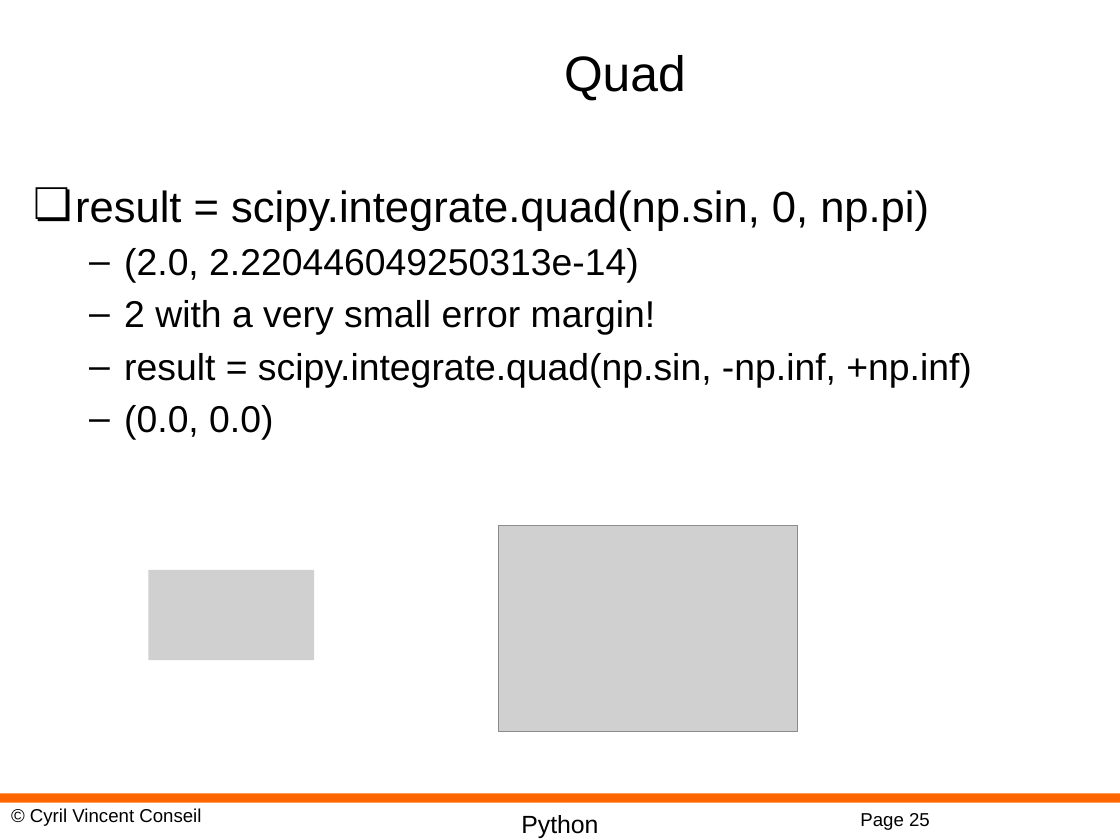
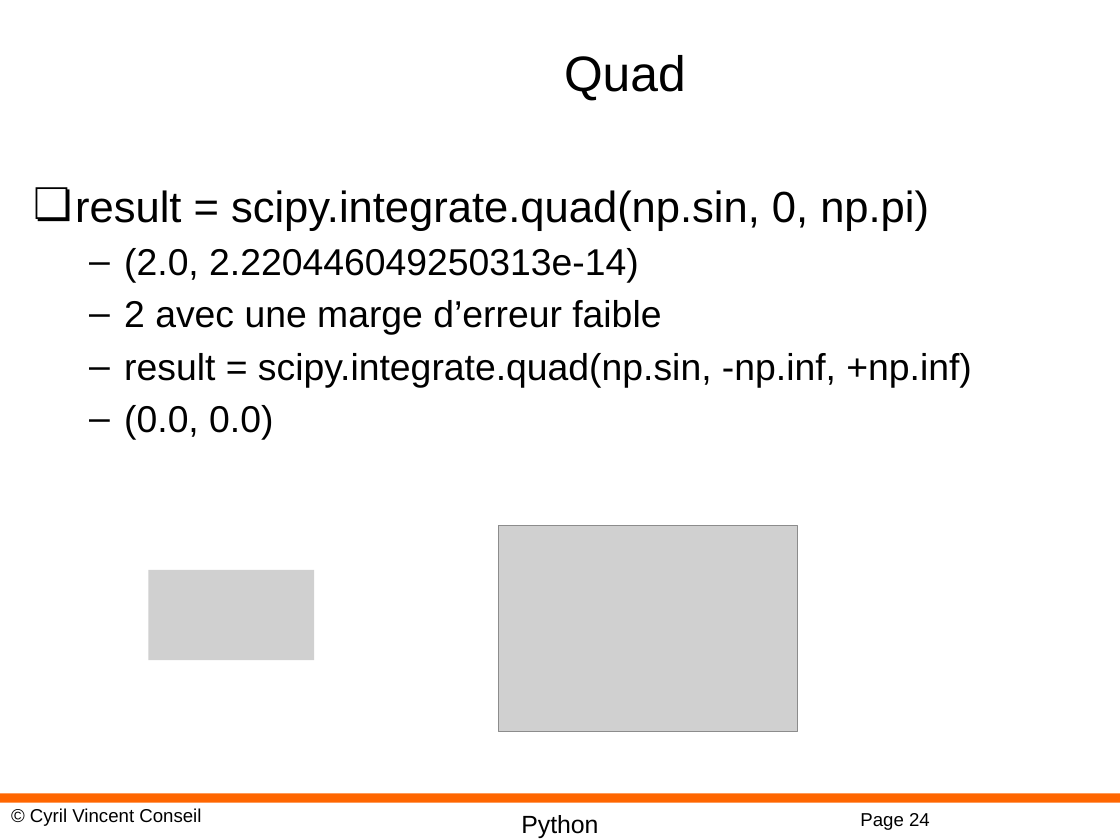
Before and after one commit to cyrilvincent/math, a slide deck: slide 24 of ppt/PythonMath10-Scipy.pptx (slide 25 before the commit). Drawn at 1120x840 pixels with LibreOffice and Linux fonts; fonts in the diff are those of the drawing; grey boxes stand for pictures; background and template pictures are left out. Boxes give left, top, right and bottom in pixels: in the first picture for what was removed or moved away, otherwise in the second. Text is boxed around its words. In the diff, an @@ line names an element or a change of style, - is before the commit and + after.

```diff
--- a/ppt/PythonMath10-Scipy.pptx
+++ b/ppt/PythonMath10-Scipy.pptx
@@ text at bbox=[124, 300, 661, 335]: text changed @@
-  – 2 with a very small error margin!
+  – 2 avec une marge d’erreur faible
@@ page number at bbox=[860, 813, 930, 830]: text changed @@
-Page 25
+Page 24
```
Also in this commit, not shown: 1 other slide changed, 1 slide added, 1 slide removed, 1 other file.
